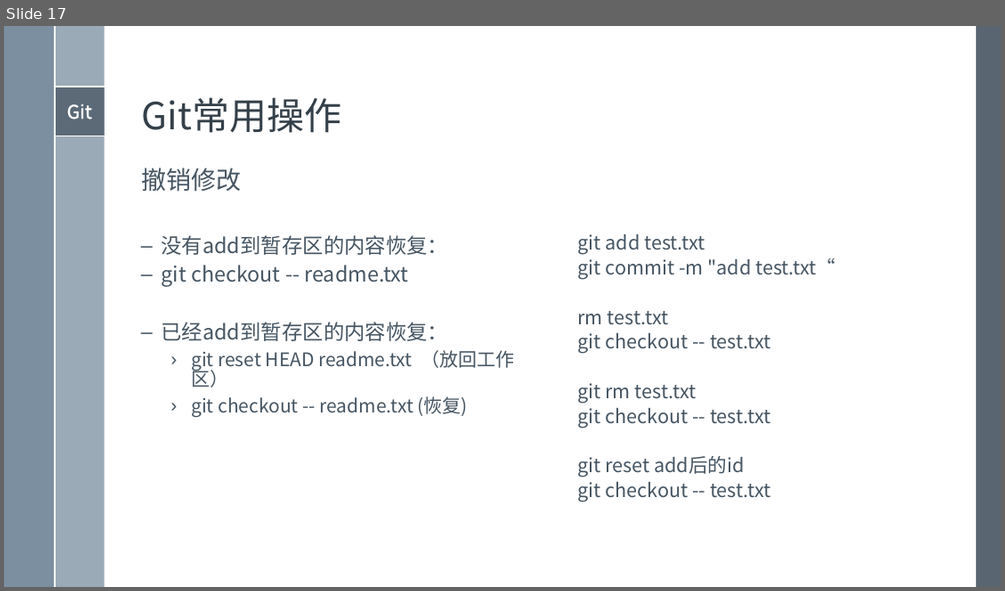
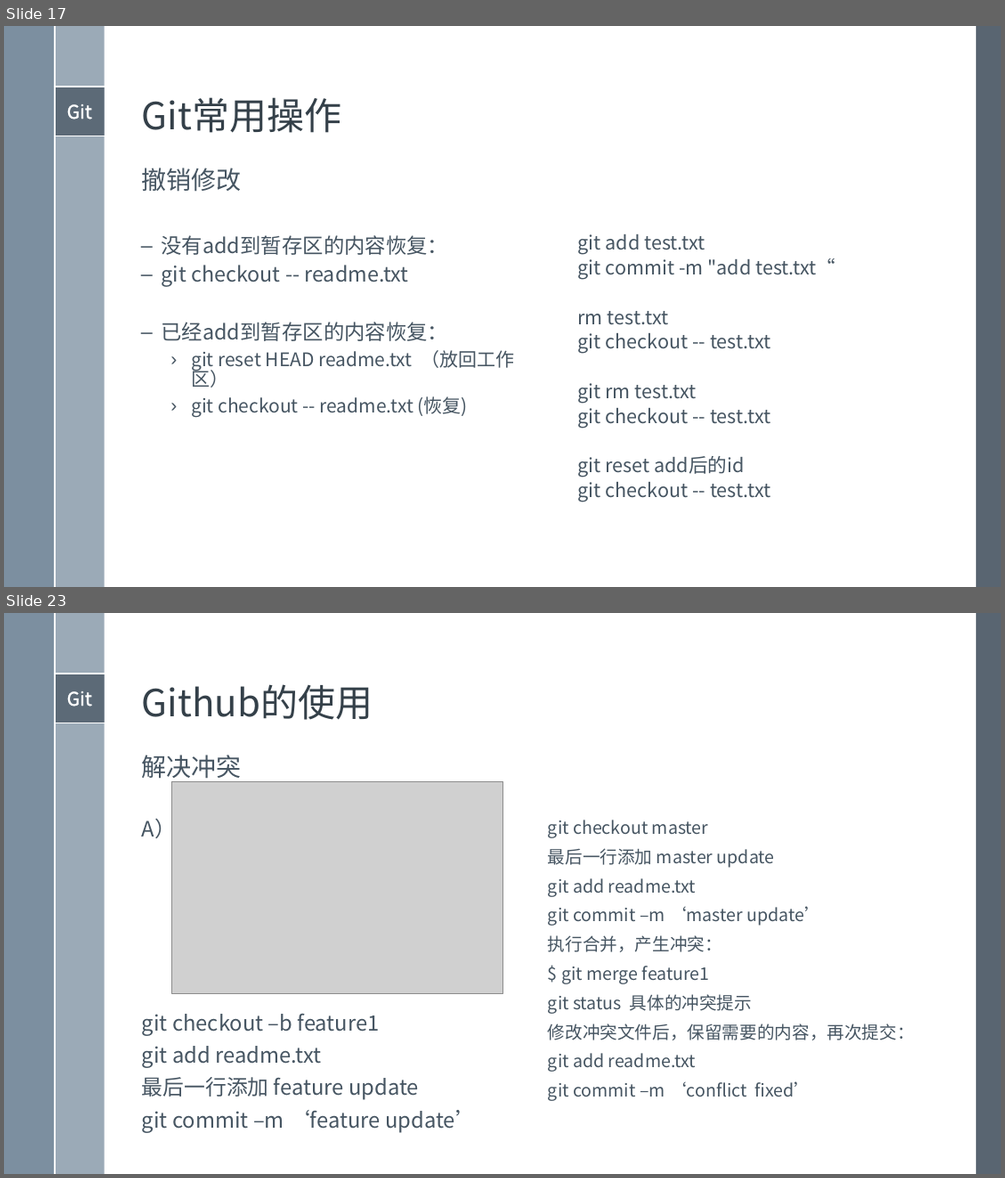
Before and after one commit to xami/joke, a slide deck: docs/windows模板/演示文稿 2.pptx. Shown one above the other, each under a label of ours: slide 17 before the commit, slides 17 and 23 after it; the slides between them are not shown. The pictures are 1005x591 and 1005x1178 pixels, drawn with LibreOffice and Linux fonts; fonts in the diff are those of the drawing; grey boxes stand for pictures. Boxes give left, top, right and bottom in pixels: in the first picture for what was removed or moved away, otherwise in the second. Text is boxed around its words. In the diff, an @@ line names an element or a change of style, - is before the commit and + after.

```diff
--- a/docs/windows模板/演示文稿 2.pptx
+++ b/docs/windows模板/演示文稿 2.pptx
@@ slide 23 added at [4, 613, 1001, 1174], background #FFFFFF; not listed: 7 template elements that a slide beside it also shows @@
@@ title added at [142, 684, 372, 720], 36 pt, text #35404A @@
+Github的使用
@@ text added at [142, 755, 242, 783], 24 pt, text #465562 @@
+解决冲突
@@ picture added at [172, 781, 503, 993] @@
@@ text added at [142, 815, 477, 1133], 20.4 pt, text #465562 @@
+A）
+git checkout –b feature1
+git add readme.txt
+最后一行添加 feature update
+git commit –m ‘feature update’
@@ text added at [548, 819, 914, 1101], 16.8 pt, text #465562 @@
+git checkout master
+最后一行添加 master update
+git add readme.txt
+git commit –m ‘master update’
+执行合并，产生冲突：
+$ git merge feature1
+git status 具体的冲突提示
+修改冲突文件后，保留需要的内容，再次提交：
+git add readme.txt
+git commit –m ‘conflict fixed’
```
Also in this commit, not shown: 2 slides changed, 13 other slides added, 9 slides removed, 12 other files.
